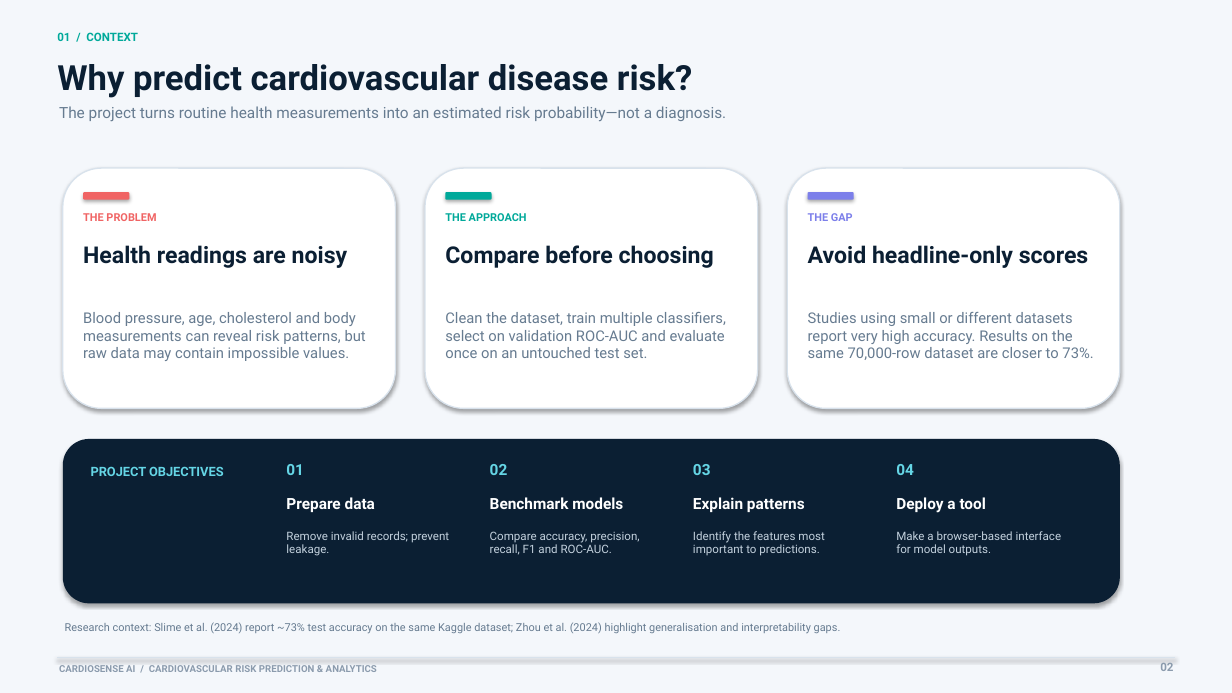
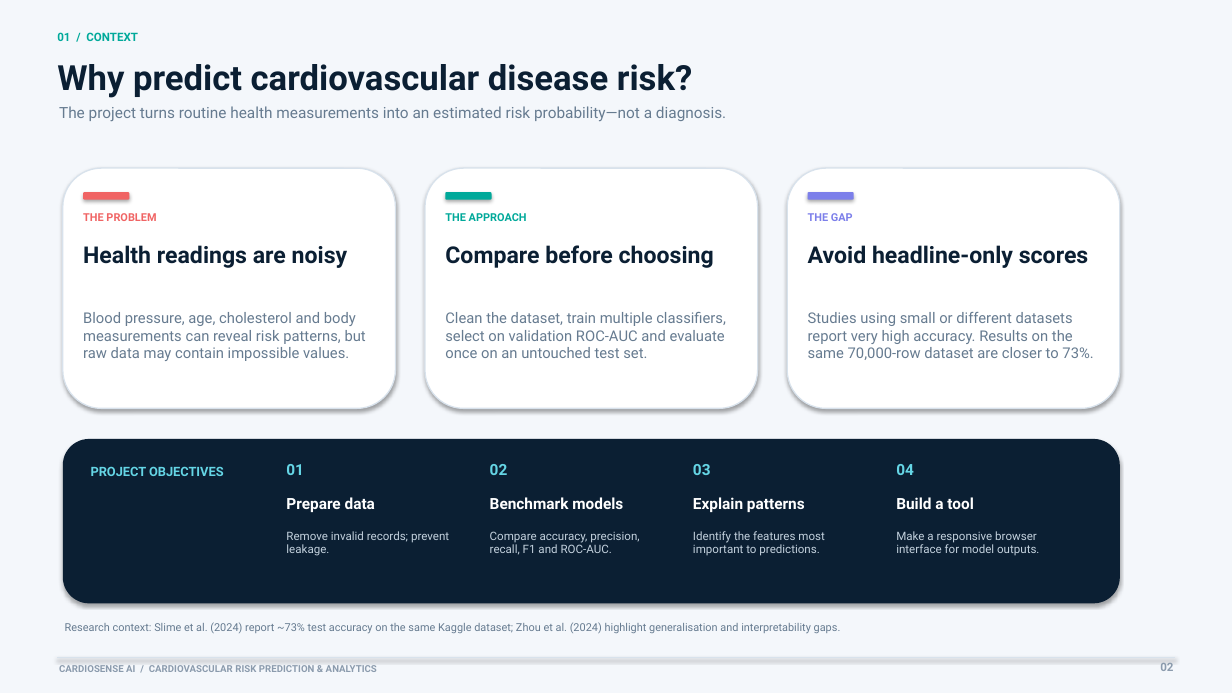
Before and after one commit to Anamom-exd/CardioSense-AI, a slide deck: slide 2 of CardioSense_AI_Presentation.pptx. Drawn at 1232x693 pixels with LibreOffice and Linux fonts; fonts in the diff are those of the drawing. Boxes give left, top, right and bottom in pixels: in the first picture for what was removed or moved away, otherwise in the second. Text is boxed around its words. In the diff, an @@ line names an element or a change of style, - is before the commit and + after.

```diff
--- a/CardioSense_AI_Presentation.pptx
+++ b/CardioSense_AI_Presentation.pptx
@@ text at <box>896,497,973,509</box>: text changed @@
-Deploy a tool
+Build a tool
@@ text at <box>896,531,1039,555</box>: text changed @@
-Make a browser-based interface for model outputs.
+Make a responsive browser interface for model outputs.
```
Also in this commit, not shown: 4 other slides changed, 24 other files.
